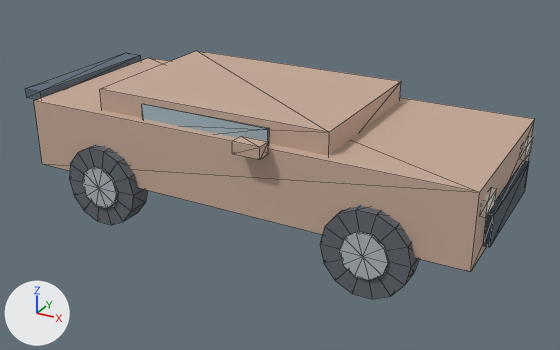
The glTF model arte/modelos/turno-cero/vehiculo_coupe.glb: old version first, new version second.
Rendered twice from a 50 mm camera at (3.36, -6.03, 3.45) aimed at (0.06, -0.03, 0.45). Lighting does not change. The marker at lower left points along +X, +Y and +Z. The older version comes first. Mesh edges are drawn as thin lines. Vertices at exactly the same position are counted once.
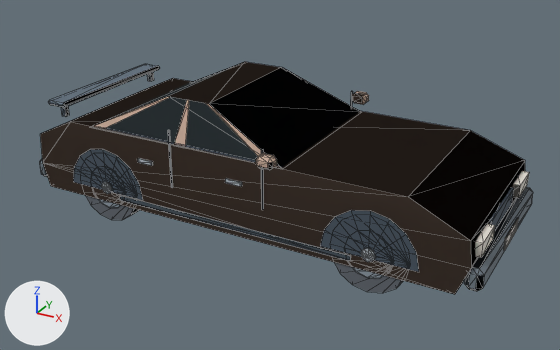
Changed parts and their boxes (x1, y1, x2, y2) in the pictures (560 x 350 px):
'Mesh_0', reshaped (6% shorter): before (26, 51, 534, 299); after (40, 62, 533, 294)
part 1 of me_mesh_0, added: after (86, 196, 139, 220)
part 2 of me_mesh_0, added: after (98, 199, 120, 208)
part 3 of me_mesh_0, added: after (102, 182, 112, 194)
part 4 of me_mesh_0, added: after (334, 262, 403, 293)
part 5 of me_mesh_0, added: after (352, 267, 384, 278)
part 6 of me_mesh_0, added: after (361, 248, 375, 262)
part 7 of me_mesh_0, added: after (513, 171, 529, 198)
part 8 of me_mesh_0, added: after (475, 224, 495, 257)
part 9 of me_mesh_0, added: after (490, 187, 514, 231)
part 10 of me_mesh_0, added: after (504, 217, 519, 251)
part 11 of me_mesh_0, added: after (261, 149, 264, 210)
part 12 of me_mesh_0, added: after (225, 178, 242, 187)
part 13 of me_mesh_0, added: after (168, 130, 173, 188)
part 14 of me_mesh_0, rebuilt: before (34, 58, 534, 272); after (41, 78, 525, 294)
part 15 of me_mesh_0, rebuilt: before (100, 51, 401, 155); after (96, 62, 360, 168)
part 16 of me_mesh_0, rebuilt: before (142, 104, 269, 143); after (94, 97, 281, 168)
part 17 of me_mesh_0, deleted: before (82, 136, 533, 281)
part 18 of me_mesh_0, cut back: before (26, 53, 419, 299); after (40, 64, 533, 291)

Patch to the scene script:
```diff
--- a/arte/modelos/turno-cero/vehiculo_coupe.glb.py
+++ b/arte/modelos/turno-cero/vehiculo_coupe.glb.py
@@ me_mesh_0 @@
 # used by ob_mesh_0; location = (0.0, 0.0, 0.0)
-me_mesh_0.from_pydata(...)  # 320 vertices, 552 faces; spans x -2.39..2.23, y -1.04..1.04, z 0.01..1.29
+me_mesh_0.from_pydata(...)  # 684 vertices, 1114 faces; spans x -2.28..2.28, y -1.02..1.02, z 0.0..1.29
+# me_mesh_0 part 1: a new loose piece, a 16-sided cylinder along y spanning x -1.7..-1.0, y -0.89..-0.65, z 0.0..0.7, in mat_material_0
+# me_mesh_0 part 2: a new loose piece, a 12-sided cylinder along y spanning x -1.566..-1.132, y -0.897..-0.885, z 0.133..0.567, in mat_material_0
+# me_mesh_0 part 3: a new loose piece, an 8-sided cylinder along y spanning x -1.411..-1.286, y -0.91..-0.89, z 0.287..0.413, in mat_material_0
+# me_mesh_0 part 4: a new loose piece, a 16-sided cylinder along y spanning x 1.0..1.7, y -0.89..-0.65, z 0.0..0.7, in mat_material_0
+# me_mesh_0 part 5: a new loose piece, a 12-sided cylinder along y spanning x 1.132..1.566, y -0.897..-0.885, z 0.133..0.567, in mat_material_0
+# me_mesh_0 part 6: a new loose piece, an 8-sided cylinder along y spanning x 1.286..1.411, y -0.91..-0.89, z 0.287..0.413, in mat_material_0
+# me_mesh_0 part 7: a new loose piece, a box spanning x 2.1..2.21, y 0.43..0.77, z 0.5..0.62, in mat_material_0
+# me_mesh_0 part 8: a new loose piece, a box spanning x 2.1..2.21, y -0.77..-0.43, z 0.5..0.62, in mat_material_0
+# me_mesh_0 part 9: a new loose piece, a box spanning x 2.115..2.175, y -0.36..0.36, z 0.46..0.62, in mat_material_0
+# me_mesh_0 part 10: a new loose piece, a box spanning x 2.265..2.275, y -0.21..0.21, z 0.3..0.42, in mat_material_0
+# me_mesh_0 part 11: a new loose piece, a box spanning x 0.366..0.378, y -0.909..-0.899, z 0.525..1.075, in mat_material_0
+# me_mesh_0 part 12: a new loose piece, a box spanning x 0.012..0.172, y -0.922..-0.902, z 0.702..0.738, in mat_material_0
+# me_mesh_0 part 13: a new loose piece, a box spanning x -0.578..-0.566, y -0.909..-0.899, z 0.525..1.075, in mat_material_0
+# me_mesh_0 part 14: the loose piece of 8 vertices spanning x -2.17..2.17, y -0.9..0.9, z 0.43..1.09 is rebuilt with 16 vertices and now spans x -2.17..2.17, y -0.9..0.9, z 0.2..0.92
+# me_mesh_0 part 15: the loose piece of 8 vertices spanning x -1.42..0.92, y -0.79..0.79, z 0.96..1.29 is rebuilt with 8 vertices and now spans x -1.57..0.52, y -0.82..0.82, z 0.9..1.29
+# me_mesh_0 part 16: the loose piece of 8 vertices spanning x -0.93..0.37, y -0.81..-0.78, z 0.88..1.23 is rebuilt with 10 vertices and now spans x -1.57..0.52, y -0.83..-0.67, z 0.9..1.29
+# me_mesh_0 part 17: 15 loose pieces with 220 vertices, spanning x -2.21..2.23, y -1.04..1.04, z 0.01..1.16, are deleted
+# me_mesh_0 part 18: 68 vertices removed from x -2.39..1.74, y -0.99..0.78, z 0.01..1.14; 200 vertices added at x -2.27..2.27, y -1.02..1.02, z 0.24..1.29
+# other edits to the shape of me_mesh_0 do not show in these pictures
 me_mesh_0.materials.append(mat_material_0)
```
